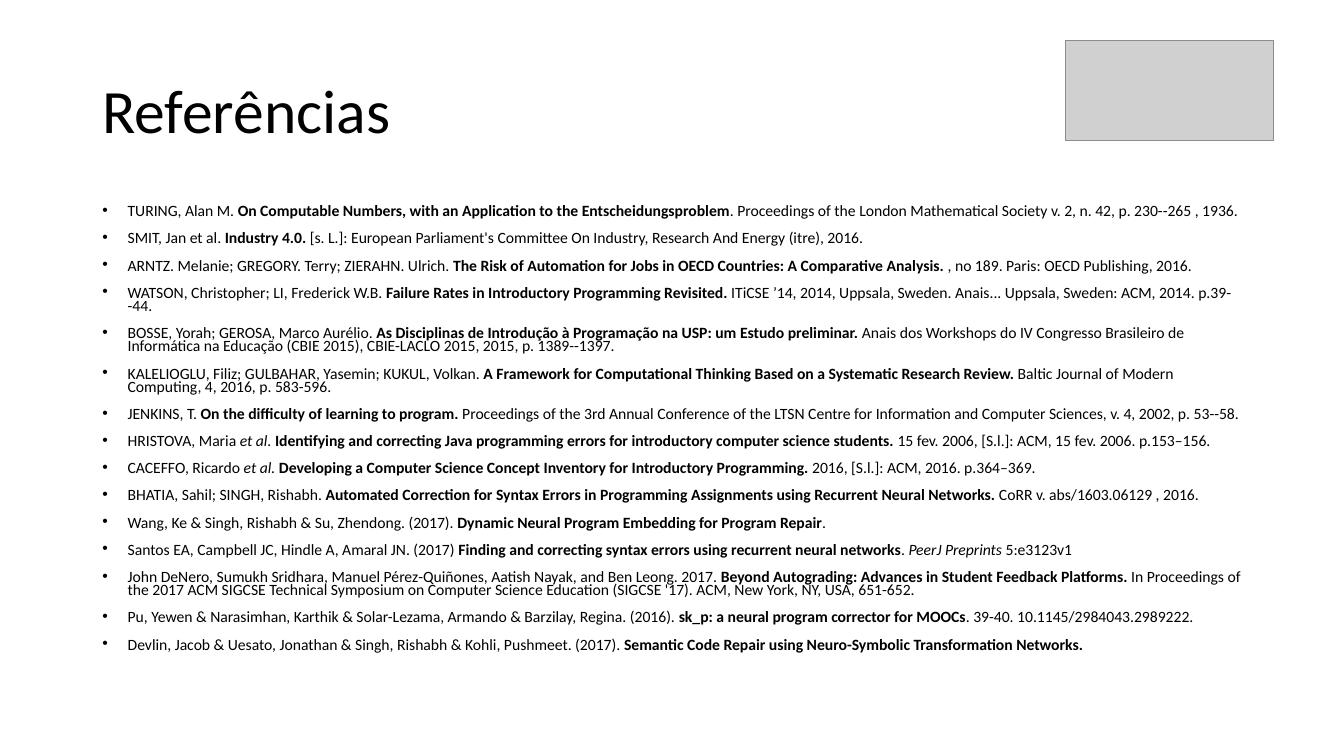
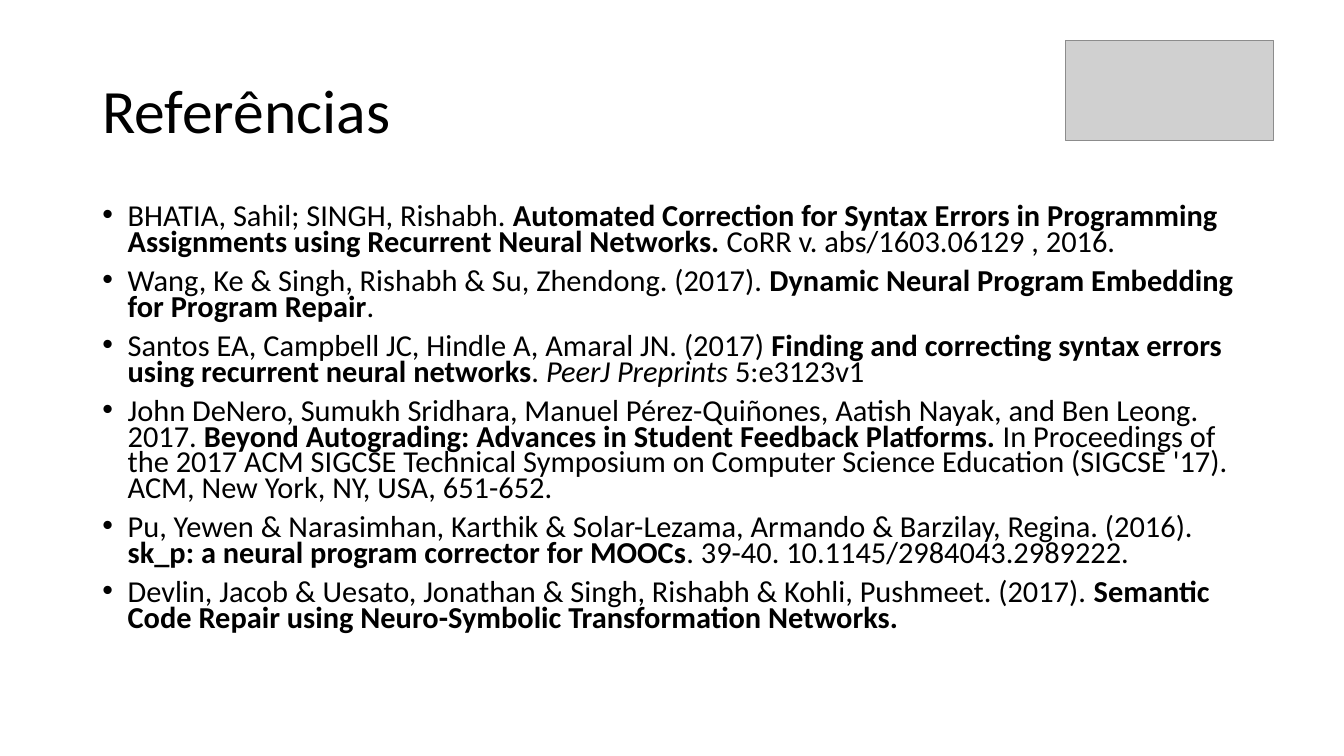
Before and after one commit to mrezende/mpq-discipline, a slide deck: slide 12 of exercise5/presentation/Apresentacao.pptx (slide 9 before the commit). Drawn at 1344x756 pixels with LibreOffice and Linux fonts; fonts in the diff are those of the drawing; grey boxes stand for pictures. Boxes give left, top, right and bottom in pixels: in the first picture for what was removed or moved away, otherwise in the second. Text is boxed around its words. In the diff, an @@ line names an element or a change of style, - is before the commit and + after.

```diff
--- a/exercise5/presentation/Apresentacao.pptx
+++ b/exercise5/presentation/Apresentacao.pptx
@@ text "BHATIA, Sahil; SINGH, Rishabh. Automated ..." at [128,204,1233,633]: size 11.2 to 21.7 pt @@
@@ text at [128,205,1239,476]: paragraphs removed @@
-• TURING, Alan M. On Computable Numbers, with an Application to the Entscheidungsproblem. Proceedings of the London Mathematical Society v. 2, n. 42, p. 230--265 , 1936.
-• SMIT, Jan et al. Industry 4.0. [s. L.]: European Parliament's Committee On Industry, Research And Energy (itre), 2016.
-• ARNTZ. Melanie; GREGORY. Terry; ZIERAHN. Ulrich. The Risk of Automation for Jobs in OECD Countries: A Comparative Analysis. , no 189. Paris: OECD Publishing, 2016.
-• WATSON, Christopher; LI, Frederick W.B. Failure Rates in Introductory Programming Revisited. ITiCSE ’14, 2014, Uppsala, Sweden. Anais... Uppsala, Sweden: ACM, 2014. p.39--44.
-• BOSSE, Yorah; GEROSA, Marco Aurélio. As Disciplinas de Introdução à Programação na USP: um Estudo preliminar. Anais dos Workshops do IV Congresso Brasileiro de Informática na Educação (CBIE 2015), CBIE-LACLO 2015, 2015, p. 1389--1397.
-• KALELIOGLU, Filiz; GULBAHAR, Yasemin; KUKUL, Volkan. A Framework for Computational Thinking Based on a Systematic Research Review. Baltic Journal of Modern Computing, 4, 2016, p. 583-596.
-• JENKINS, T. On the difficulty of learning to program. Proceedings of the 3rd Annual Conference of the LTSN Centre for Information and Computer Sciences, v. 4, 2002, p. 53--58.
-• HRISTOVA, Maria et al. Identifying and correcting Java programming errors for introductory computer science students. 15 fev. 2006, [S.l.]: ACM, 15 fev. 2006. p.153–156.
-• CACEFFO, Ricardo et al. Developing a Computer Science Concept Inventory for Introductory Programming. 2016, [S.l.]: ACM, 2016. p.364–369.
```
Also in this commit, not shown: 5 other slides changed, 5 slides added, 2 slides removed, 1 other file.
